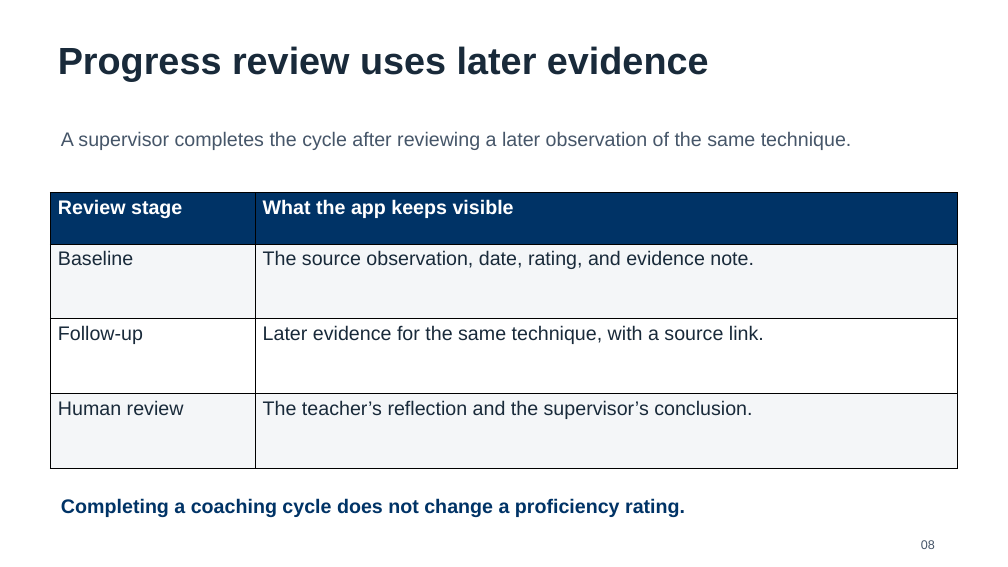
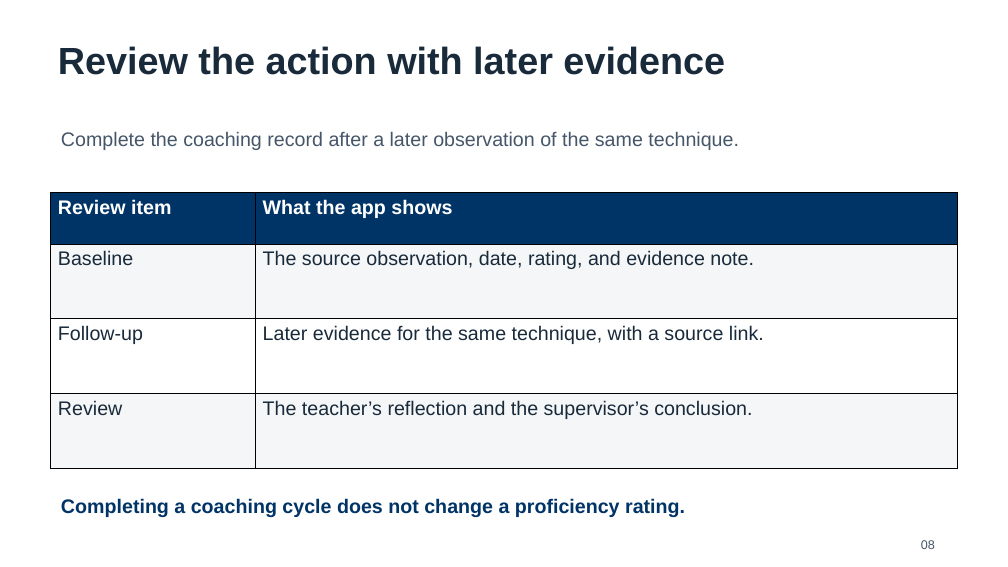
Before and after one commit to bodangren/ra-math-advantage, a slide deck: slide 8 of outputs/danielson-slt_20260907/output/HDKWA-Danielson-SLT-Feature-Review-Final.pptx. Drawn at 1008x567 pixels with LibreOffice and Linux fonts; fonts in the diff are those of the drawing. Boxes give left, top, right and bottom in pixels: in the first picture for what was removed or moved away, otherwise in the second. Text is boxed around its words. In the diff, an @@ line names an element or a change of style, - is before the commit and + after.

Commit message:
docs(danielson): rewrite SLT deck for school review

```diff
--- a/outputs/danielson-slt_20260907/output/HDKWA-Danielson-SLT-Feature-Review-Final.pptx
+++ b/outputs/danielson-slt_20260907/output/HDKWA-Danielson-SLT-Feature-Review-Final.pptx
@@ text at [58, 46, 725, 75]: text changed @@
-Progress review uses later evidence
+Review the action with later evidence
@@ text at [61, 131, 739, 150]: text changed @@
-A supervisor completes the cycle after reviewing a later observation of the same technique.
+Complete the coaching record after a later observation of the same technique.
@@ table at [51, 193, 958, 469] @@
-row 1, column 1: Review stage
+row 1, column 1: Review item
-row 1, column 2: What the app keeps visible
+row 1, column 2: What the app shows
-row 4, column 1: Human review
+row 4, column 1: Review
```
Also in this commit, not shown: 15 other slides changed, 2 slides added, 1 slide removed.
